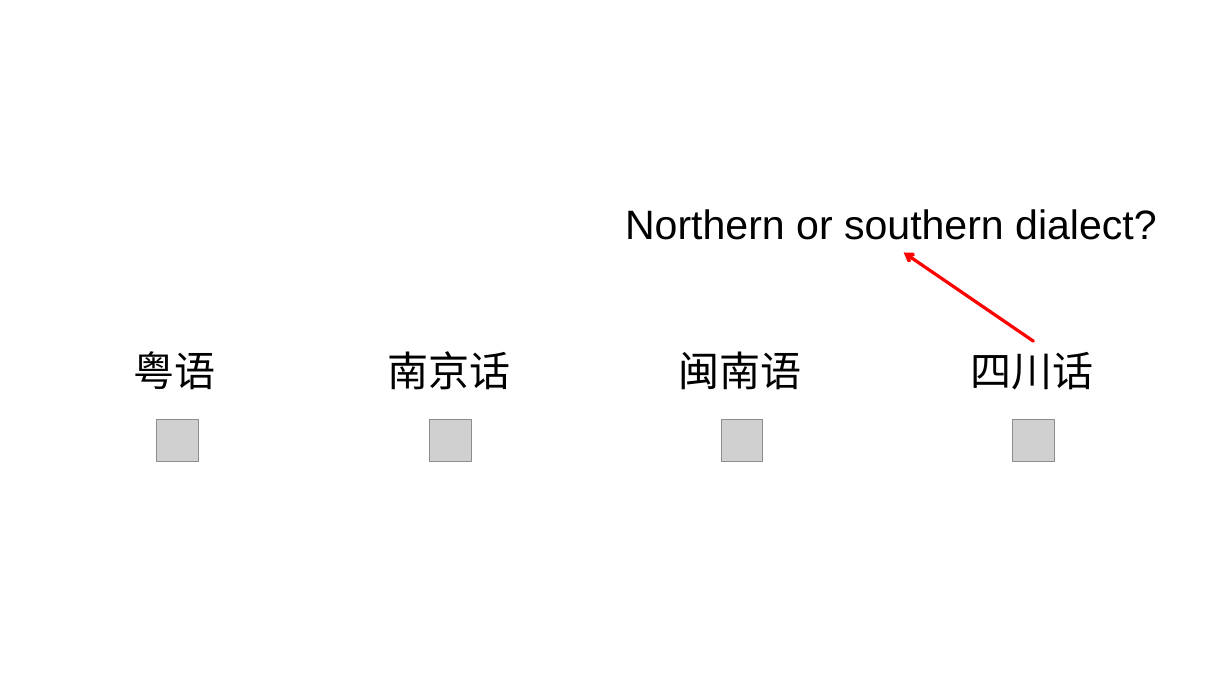
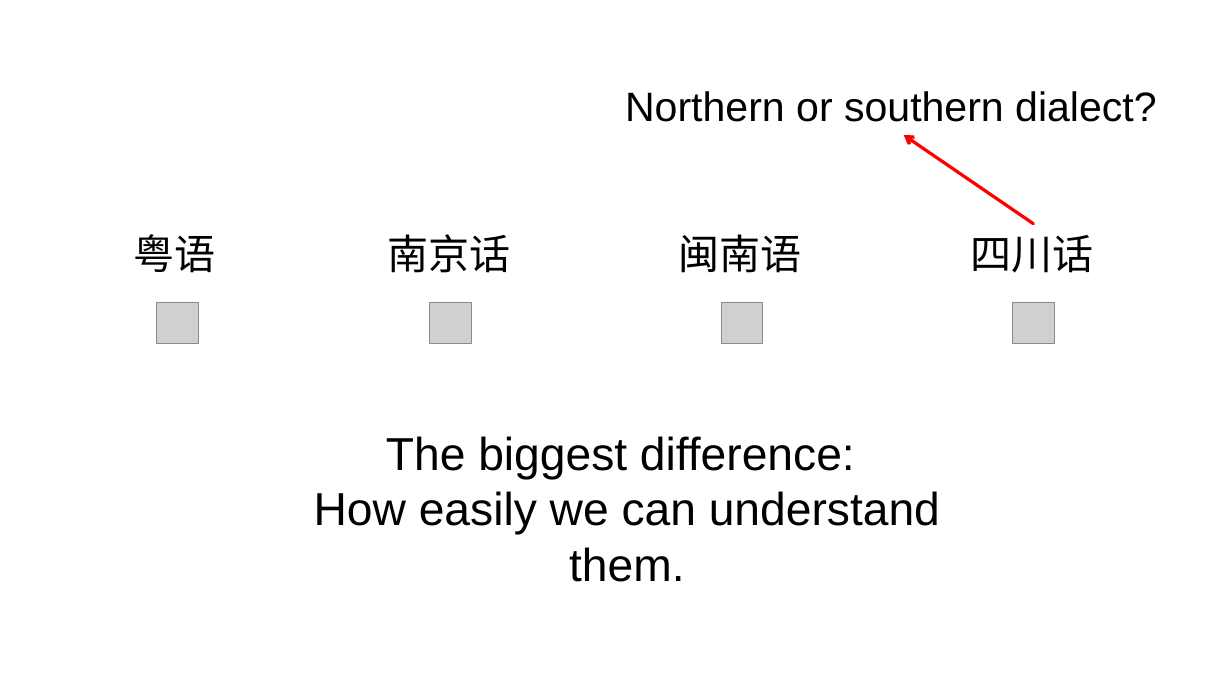
Before and after one commit to poembelief4/note, a slide deck: slide 2 of 南科大/SE2/presentation.pptx. Drawn at 1232x693 pixels with LibreOffice and Linux fonts; fonts in the diff are those of the drawing; grey boxes stand for pictures. Boxes give left, top, right and bottom in pixels: in the first picture for what was removed or moved away, otherwise in the second. Text is boxed around its words. In the diff, an @@ line names an element or a change of style, - is before the commit and + after.

```diff
--- a/南科大/SE2/presentation.pptx
+++ b/南科大/SE2/presentation.pptx
@@ 5 texts, 1 arrow: place and size @@
-5 texts, 1 arrow at (133, 209, 1156, 390)
+5 texts, 1 arrow at (133, 91, 1156, 273)
@@ 4 pictures: place and size @@
-4 pictures at (157, 420, 1055, 461)
+4 pictures at (157, 302, 1055, 344)
@@ text added at (314, 436, 940, 582), 36 pt, text #000000 @@
+The biggest difference:
+How easily we can understand them.
```
Also in this commit, not shown: 2 other slides changed, 5 slides added, 2 other files.
